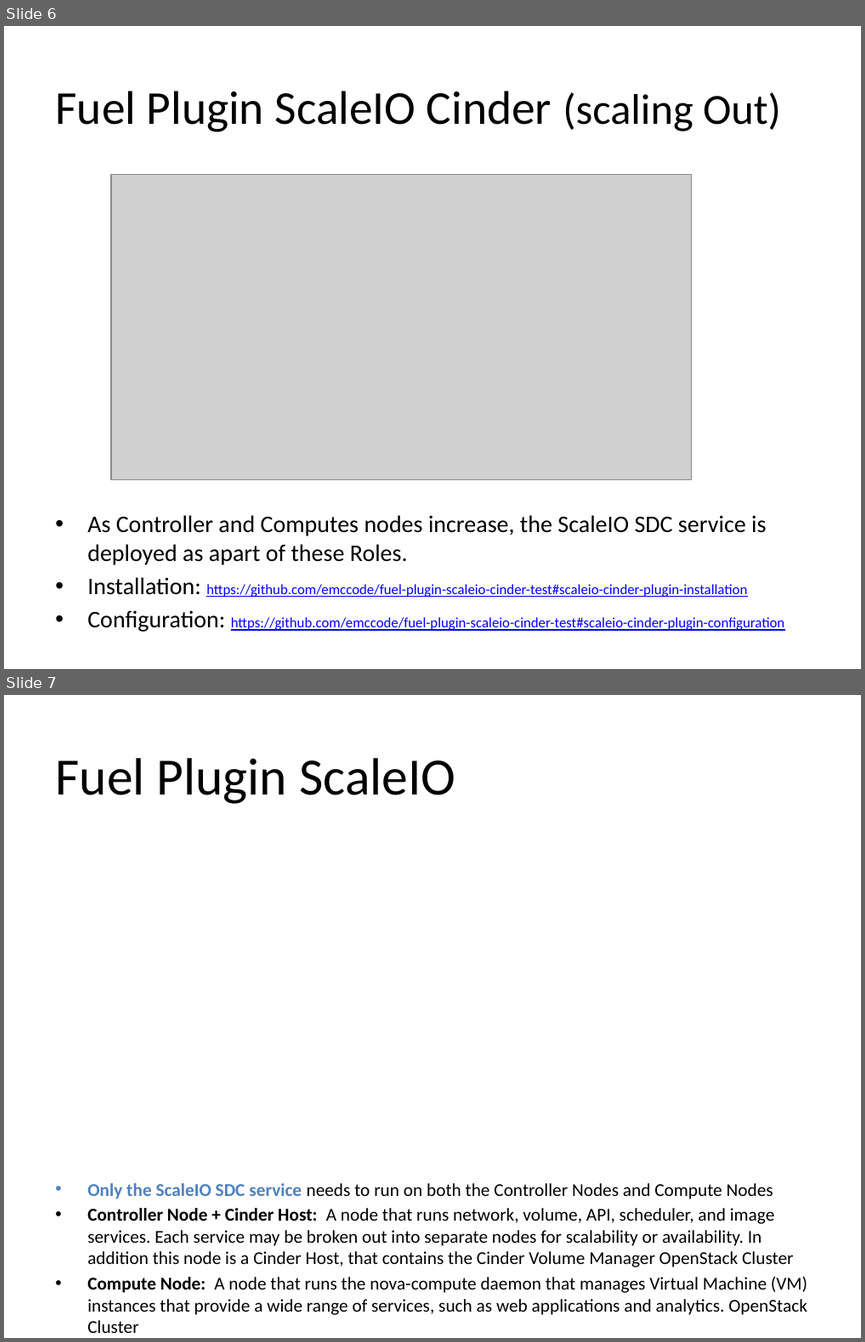
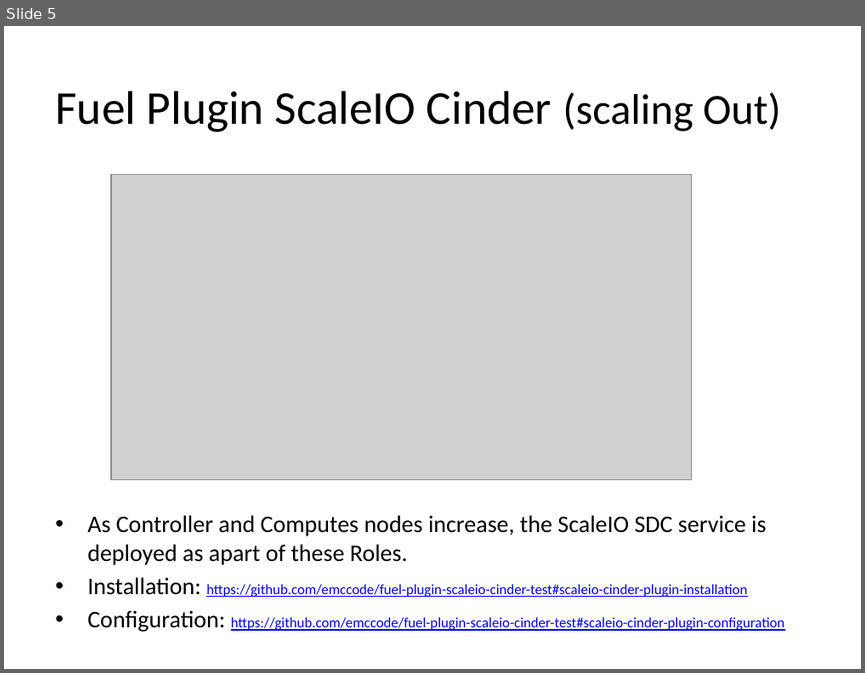
Before and after one commit to msalem2/fuel-plugin-scaleio-1, a slide deck: Documentation/OS-Deployment-with-existing-ScaleIO/Fuel Plugins for ScaleIO.pptx. Shown one above the other, each under a label of ours: slides 6 and 7 before the commit, slide 5 after it. The pictures are 865x1342 and 865x673 pixels, drawn with LibreOffice and Linux fonts; fonts in the diff are those of the drawing; grey boxes stand for pictures. Boxes give left, top, right and bottom in pixels: in the first picture for what was removed or moved away, otherwise in the second. Text is boxed around its words. In the diff, an @@ line names an element or a change of style, - is before the commit and + after.

```diff
--- a/Documentation/OS-Deployment-with-existing-ScaleIO/Fuel Plugins for ScaleIO.pptx
+++ b/Documentation/OS-Deployment-with-existing-ScaleIO/Fuel Plugins for ScaleIO.pptx
@@ slide 7 removed at (4, 695, 861, 1338), background #FFFFFF @@
@@ title removed at (55, 758, 455, 804) @@
-Fuel Plugin ScaleIO
@@ text removed at (87, 1183, 807, 1315) @@
-• Only the ScaleIO SDC service needs to run on both the Controller Nodes and Compute Nodes
-• Controller Node + Cinder Host: A node that runs network, volume, API, scheduler, and image services. Each service may be broken out into separate nodes for scalability or availability. In addition this node is a Cinder Host, that contains the Cinder Volume Manager OpenStack Cluster
-• Compute Node: A node that runs the nova-compute daemon that manages Virtual Machine (VM) instances that provide a wide range of services, such as web applications and analytics. OpenStack Cluster
@@ what was slide 6 is now slide 5 @@
```
Also in this commit, not shown: 1 slide changed, 2 slides added, 1 other slide removed.
